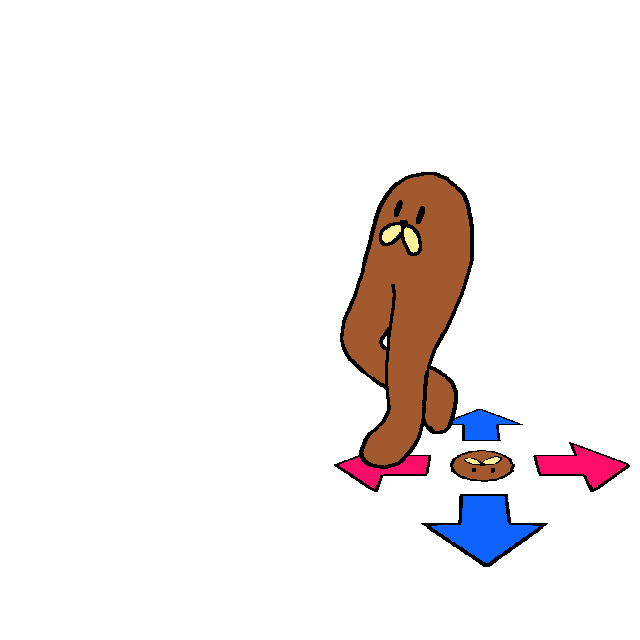
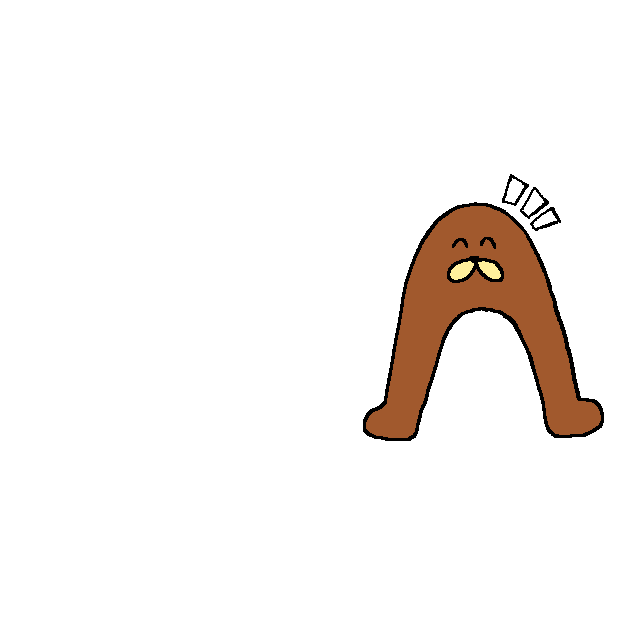
Before/after of a 640×640 layered artwork. What changed in the layer stack:
hid "left" over (340, 172, 474, 469)
added layer "happy" above "Layer 2" over (363, 174, 604, 441)
hid "arrows" over (334, 409, 630, 567)
